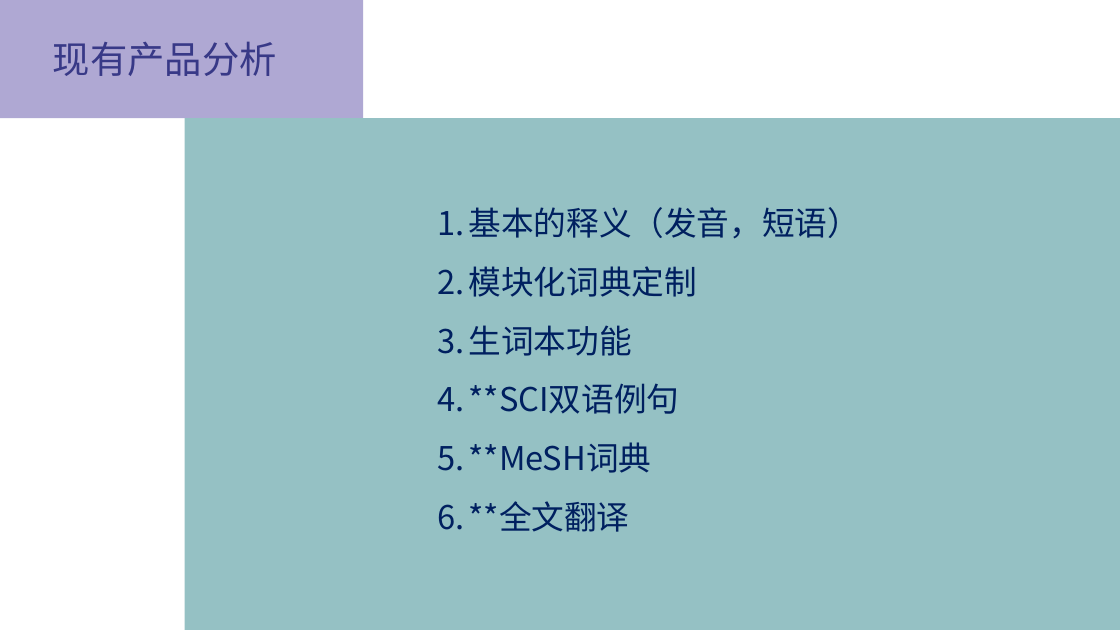
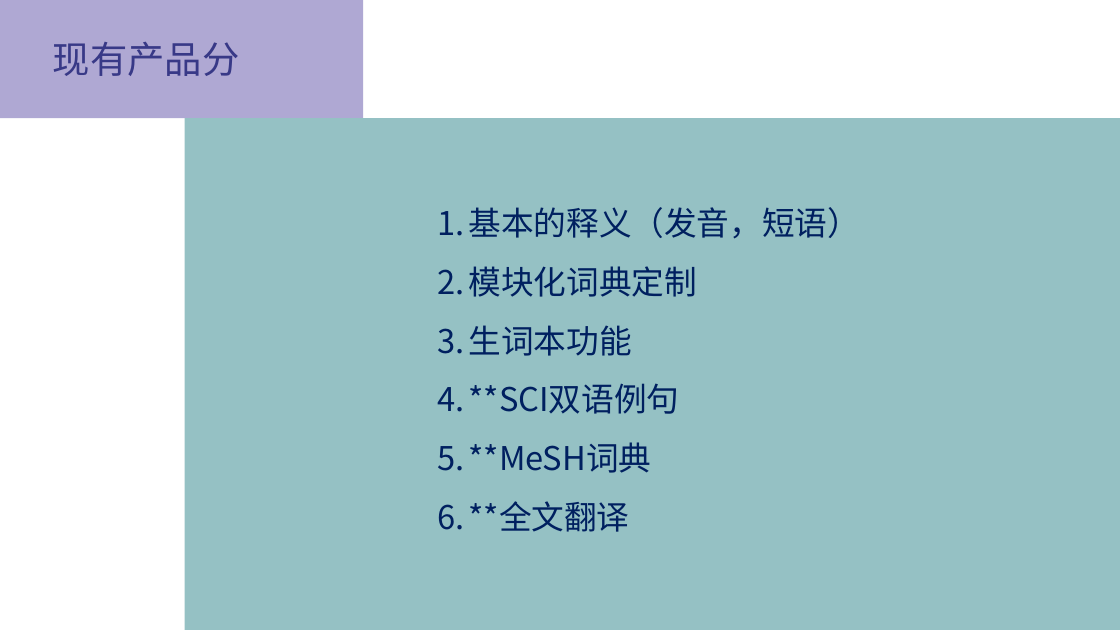
Before and after one commit to peijiawen98/TLK_1107, a slide deck: slide 21 of 电子词典需求分析.pptx (slide 22 before the commit). Drawn at 1120x630 pixels with LibreOffice and Linux fonts; fonts in the diff are those of the drawing. Boxes give left, top, right and bottom in pixels: in the first picture for what was removed or moved away, otherwise in the second. Text is boxed around its words. In the diff, an @@ line names an element or a change of style, - is before the commit and + after.

```diff
--- a/电子词典需求分析.pptx
+++ b/电子词典需求分析.pptx
@@ text at <box>53,42,240,76</box>: text changed @@
-现有产品分析
+现有产品分
```
Also in this commit, not shown: 1 other slide changed, 4 slides added, 4 slides removed, 1 other file.
